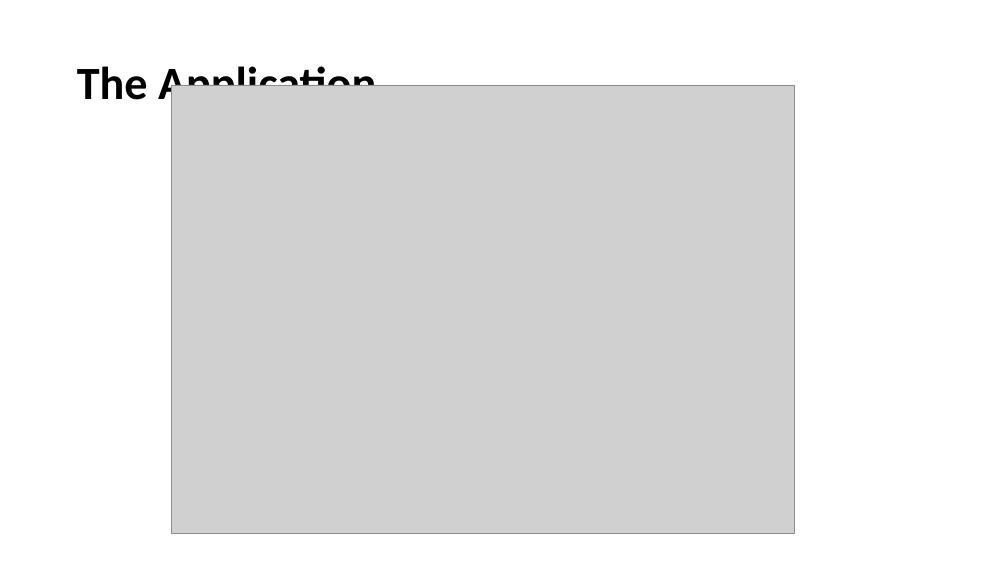
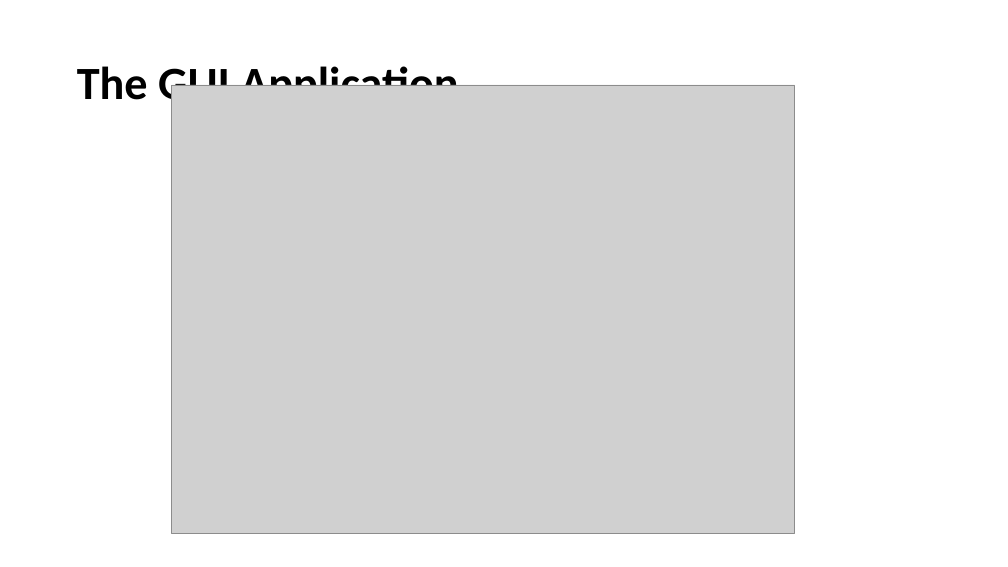
Before and after one commit to nprobert/j2735_tools, a slide deck: slide 13 of docs/NTCNA PCAP Decoder JSON Converter.pptx (slide 2 before the commit). Drawn at 1008x567 pixels with LibreOffice and Linux fonts; fonts in the diff are those of the drawing; grey boxes stand for pictures. Boxes give left, top, right and bottom in pixels: in the first picture for what was removed or moved away, otherwise in the second. Text is boxed around its words. In the diff, an @@ line names an element or a change of style, - is before the commit and + after.

```diff
--- a/docs/NTCNA PCAP Decoder JSON Converter.pptx
+++ b/docs/NTCNA PCAP Decoder JSON Converter.pptx
@@ title at [77, 61, 458, 111]: text changed @@
-The Application
+The GUI Application
```
Also in this commit, not shown: 12 other slides changed, 2 slides added.
